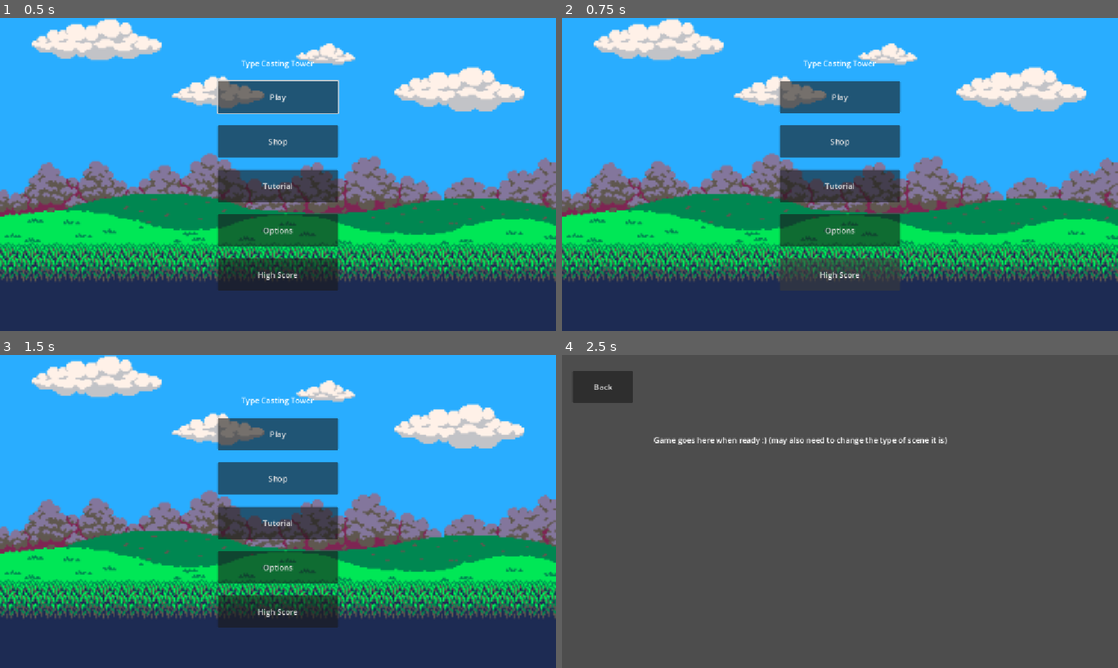
Above: before the commit, frames 1-4 (two rows, left to right).
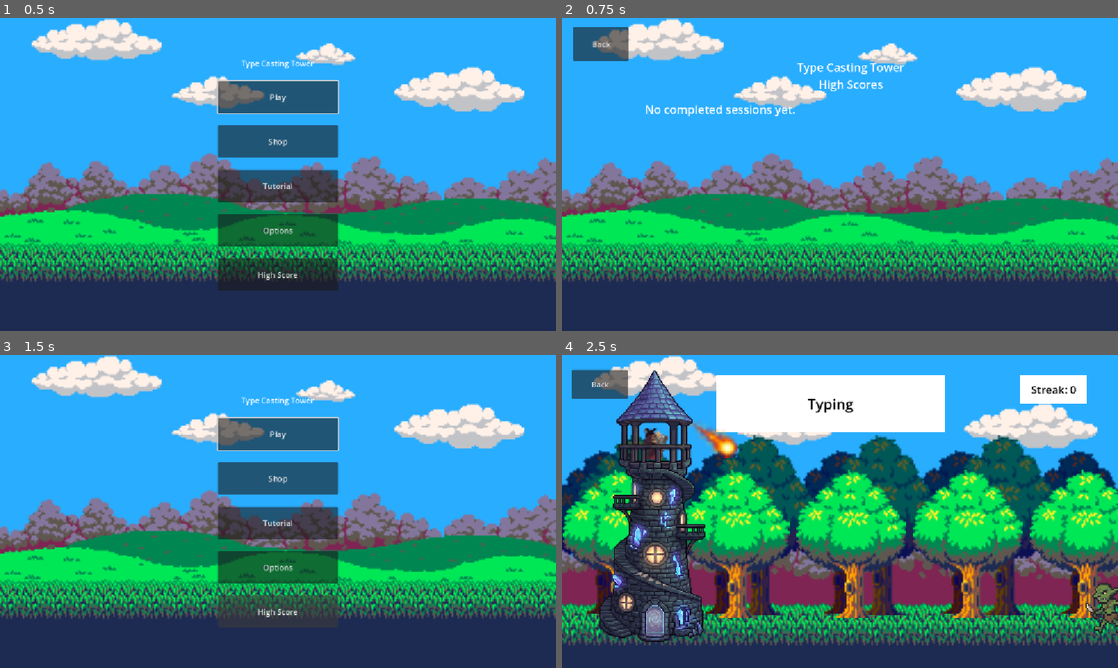
Above: after the commit, the same moments.

Repository: Lychiez/TypingTowerDefense
Game: Godot game, scene res://scenes/menus/main_menu.tscn
Two runs of this game, one before a commit and one after it. Both use one fixed random seed, a clock stepped at 60 frames per second and the inputs below.
Inputs (mouse positions are in pixels of both pictures, inside the frame that each line leads up to):
- Up to frame 1 (0.5 s): no input
- Up to frame 2 (0.75 s): click "High Score" at 0.5 s
- Up to frame 3 (1.5 s): click (38, 380) at 1.25 s, where only the run after the commit has a clickable "Back"
- Up to frame 4 (2.5 s): click "Play" at 2 s

Frame 1 is identical in both runs. In frame 2, 12% of the frame differs, in the area x 2-62%, y 2-84%; in frame 3, 0.2%; in frame 4, 93%, in the area x 0-100%, y 0-100%.
Error after the commit: Invalid access to property or key 'area_entered' on a base object of type 'null instance'. (res://scenes/game/tower.gd:20)

Commit message:
Prototypes of gameplay, highscore saving, game ui components like tower, wizard, enemy

Diff:
--- a/game/type-casting-tower/project.godot
+++ b/game/type-casting-tower/project.godot
@@ -18,6 +18,7 @@
 [autoload]
 
 MusicState="*uid://y5711nv4rl1b"
+ScoreManager="*uid://d17j2iovfeas7"
 
 [display]
 
--- a/game/type-casting-tower/scenes/game/game.tscn
+++ b/game/type-casting-tower/scenes/game/game.tscn
@@ -1,22 +1,276 @@
 [gd_scene format=3 uid="uid://d15dgw0pqs115"]
 
+[ext_resource type="Texture2D" uid="uid://b2gu0ea2h8er7" path="res://assets/Multi_Platformer_Tileset_Free/GrassLand/Background/GrassLand_Background_1.png" id="1_kelw5"]
+[ext_resource type="Script" uid="uid://t62321edhij1" path="res://scenes/game/gameplay.gd" id="1_otnwt"]
 [ext_resource type="Script" uid="uid://cvxwc4hib6pgk" path="res://scenes/game/return_button.gd" id="1_sul5r"]
-
-[node name="Game" type="Control" unique_id=1119010962]
+[ext_resource type="Texture2D" uid="uid://5685qryksv1" path="res://assets/Multi_Platformer_Tileset_Free/GrassLand/Background/GrassLand_Background_2.png" id="2_lfrn8"]
+[ext_resource type="Texture2D" uid="uid://bwy45db7p8ou2" path="res://assets/Multi_Platformer_Tileset_Free/GrassLand/Background/GrassLand_Background_5.png" id="3_5i0tg"]
+[ext_resource type="Texture2D" uid="uid://dwhx2rxaqoeqx" path="res://assets/Multi_Platformer_Tileset_Free/GrassLand/Props/GrassLand_Tree.png" id="4_lfrn8"]
+[ext_resource type="Texture2D" uid="uid://bt242uhnxdc3d" path="res://assets/images/TowerSpriteSheet.png" id="6_5i0tg"]
+[ext_resource type="Texture2D" uid="uid://dcpojqrgvq0wx" path="res://assets/warloclSpriteSheet.png" id="6_vaxfo"]
+[ext_resource type="Texture2D" uid="uid://baqj2fjqiyrs1" path="res://assets/goblin_frames/attack_01.png" id="7_5jirj"]
+[ext_resource type="Texture2D" uid="uid://booxq7sev5jit" path="res://assets/images/fireball.png" id="7_ftsea"]
+[ext_resource type="Texture2D" uid="uid://c45a1ypatimov" path="res://assets/goblin_frames/attack_03.png" id="8_vaxfo"]
+[ext_resource type="Texture2D" uid="uid://cueiqfthyv701" path="res://assets/goblin_frames/attack_02.png" id="9_ftsea"]
+[ext_resource type="Texture2D" uid="uid://vehu78vy88dw" path="res://assets/goblin_frames/attack_04.png" id="10_otnwt"]
+[ext_resource type="Texture2D" uid="uid://bdi8vcgbhc4jr" path="res://assets/goblin_frames/walk_01.png" id="11_3xj4h"]
+[ext_resource type="Script" uid="uid://bsmwya4r70cxt" path="res://scenes/game/tower.gd" id="11_5v6r0"]
+[ext_resource type="Texture2D" uid="uid://bvbll7yg46gl0" path="res://assets/goblin_frames/walk_02.png" id="12_5v6r0"]
+
+[sub_resource type="StyleBoxFlat" id="StyleBoxFlat_fffr6"]
+bg_color = Color(1, 1, 1, 1)
+
+[sub_resource type="AtlasTexture" id="AtlasTexture_3xj4h"]
+atlas = ExtResource("6_vaxfo")
+region = Rect2(50, 0, 25, 26)
+
+[sub_resource type="AtlasTexture" id="AtlasTexture_otnwt"]
+atlas = ExtResource("6_vaxfo")
+region = Rect2(25, 0, 25, 26)
+
+[sub_resource type="AtlasTexture" id="AtlasTexture_5v6r0"]
+atlas = ExtResource("6_vaxfo")
+region = Rect2(75, 0, 25, 26)
+
+[sub_resource type="AtlasTexture" id="AtlasTexture_vaxfo"]
+atlas = ExtResource("6_vaxfo")
+region = Rect2(0, 26, 25, 26)
+
+[sub_resource type="AtlasTexture" id="AtlasTexture_ftsea"]
+atlas = ExtResource("6_vaxfo")
+region = Rect2(25, 26, 25, 26)
+
+[sub_resource type="AtlasTexture" id="AtlasTexture_uyinl"]
+atlas = ExtResource("6_vaxfo")
+region = Rect2(75, 0, 25, 26)
+
+[sub_resource type="AtlasTexture" id="AtlasTexture_10c2w"]
+atlas = ExtResource("6_vaxfo")
+region = Rect2(75, 26, 25, 26)
+
+[sub_resource type="AtlasTexture" id="AtlasTexture_pg2xm"]
+atlas = ExtResource("6_vaxfo")
+region = Rect2(100, 26, 25, 26)
+
+[sub_resource type="SpriteFrames" id="SpriteFrames_fffr6"]
+animations = [{
+"frames": [{
+"duration": 3.0,
+"texture": SubResource("AtlasTexture_3xj4h")
+}, {
+"duration": 3.0,
+"texture": SubResource("AtlasTexture_otnwt")
+}, {
+"duration": 4.0,
+"texture": SubResource("AtlasTexture_5v6r0")
+}],
+"loop": 1,
+"name": &"Idle",
+"speed": 5.0
+}, {
+"frames": [{
+"duration": 1.0,
+"texture": SubResource("AtlasTexture_vaxfo")
+}, {
+"duration": 1.0,
+"texture": SubResource("AtlasTexture_ftsea")
+}, {
+"duration": 1.0,
+"texture": SubResource("AtlasTexture_uyinl")
+}, {
+"duration": 1.0,
+"texture": SubResource("AtlasTexture_10c2w")
+}, {
+"duration": 1.0,
+"texture": SubResource("AtlasTexture_pg2xm")
+}],
+"loop": 1,
+"name": &"attack",
+"speed": 5.0
+}]
+
+[sub_resource type="RectangleShape2D" id="RectangleShape2D_5v6r0"]
+size = Vector2(46.217644, 168.25226)
+
+[sub_resource type="SpriteFrames" id="SpriteFrames_5i0tg"]
+animations = [{
+"frames": [{
+"duration": 1.0,
+"texture": ExtResource("7_5jirj")
+}, {
+"duration": 1.0,
+"texture": ExtResource("8_vaxfo")
+}, {
+"duration": 1.0,
+"texture": ExtResource("9_ftsea")
+}, {
+"duration": 1.0,
+"texture": ExtResource("10_otnwt")
+}],
+"loop": 1,
+"name": &"Goblin Attack",
+"speed": 5.0
+}, {
+"frames": [{
+"duration": 2.0,
+"texture": ExtResource("11_3xj4h")
+}, {
+"duration": 1.5,
+"texture": ExtResource("12_5v6r0")
+}],
+"loop": 1,
+"name": &"Goblin walk",
+"speed": 5.0
+}]
+
+[sub_resource type="StyleBoxFlat" id="StyleBoxFlat_gq1x7"]
+bg_color = Color(1, 1, 1, 1)
+
+[node name="Game" type="Control" unique_id=1119010962 node_paths=PackedStringArray("tower", "enemy")]
 layout_mode = 3
 anchors_preset = 15
 anchor_right = 1.0
 anchor_bottom = 1.0
 grow_horizontal = 2
 grow_vertical = 2
-
-[node name="Label" type="Label" parent="." unique_id=461172529]
-layout_mode = 0
-offset_left = 190.0
-offset_top = 164.0
-offset_right = 792.0
+scale = Vector2(0.92730117, 0.9190501)
+script = ExtResource("1_otnwt")
+tower = NodePath("Tower")
+enemy = NodePath("Enemy Goblin")
+
+[node name="Clouds" type="TextureRect" parent="." unique_id=1802483545]
+layout_mode = 1
+anchors_preset = 15
+anchor_right = 1.0
+anchor_bottom = 1.0
+offset_right = 328.0
+offset_bottom = 185.0
+grow_horizontal = 2
+grow_vertical = 2
+scale = Vector2(0.8570078, 0.8430183)
+texture = ExtResource("1_kelw5")
+
+[node name="Background" type="TextureRect" parent="." unique_id=63886686]
+layout_mode = 1
+anchors_preset = 15
+anchor_right = 1.0
+anchor_bottom = 1.0
+offset_top = 2.000002
+offset_right = 360.0
 offset_bottom = 187.0
-text = "Game goes here when ready :) (may also need to change the type of scene it is)"
+grow_horizontal = 2
+grow_vertical = 2
+scale = Vector2(0.83960974, 0.9465891)
+texture = ExtResource("2_lfrn8")
+
+[node name="Grass background" type="TextureRect" parent="." unique_id=2117250427]
+layout_mode = 1
+anchors_preset = 15
+anchor_right = 1.0
+anchor_bottom = 1.0
+offset_right = 328.0
+offset_bottom = 185.0
+grow_horizontal = 2
+grow_vertical = 2
+scale = Vector2(0.8769534, 0.93367624)
+texture = ExtResource("3_5i0tg")
+
+[node name="Far back trees" type="HBoxContainer" parent="." unique_id=1665015136]
+modulate = Color(0.2901961, 0.1764706, 1, 1)
+layout_mode = 0
+offset_left = -33.73044
+offset_top = 213.61348
+offset_right = 302.26956
+offset_bottom = 293.61346
+scale = Vector2(3.90012, 4.6147957)
+
+[node name="Tree" type="TextureRect" parent="Far back trees" unique_id=519717666]
+layout_mode = 2
+texture = ExtResource("4_lfrn8")
+
+[node name="Tree5" type="TextureRect" parent="Far back trees" unique_id=28296455]
+layout_mode = 2
+texture = ExtResource("4_lfrn8")
+
+[node name="Tree2" type="TextureRect" parent="Far back trees" unique_id=1477871544]
+layout_mode = 2
+texture = ExtResource("4_lfrn8")
+
+[node name="Tree3" type="TextureRect" parent="Far back trees" unique_id=1436539130]
+layout_mode = 2
+texture = ExtResource("4_lfrn8")
+
+[node name="Tree4" type="TextureRect" parent="Far back trees" unique_id=10472730]
+layout_mode = 2
+texture = ExtResource("4_lfrn8")
+
+[node name="Mid trees" type="HBoxContainer" parent="." unique_id=1045453369]
+modulate = Color(0.38039216, 0.38039216, 1, 1)
+layout_mode = 0
+offset_left = 32.73837
+offset_top = 180.1232
+offset_right = 300.73837
+offset_bottom = 260.12323
+scale = Vector2(4.023761, 5.0589147)
+
+[node name="Tree" type="TextureRect" parent="Mid trees" unique_id=1524802687]
+layout_mode = 2
+texture = ExtResource("4_lfrn8")
+
+[node name="Tree2" type="TextureRect" parent="Mid trees" unique_id=1276873402]
+layout_mode = 2
+texture = ExtResource("4_lfrn8")
+
+[node name="Tree3" type="TextureRect" parent="Mid trees" unique_id=274294552]
+layout_mode = 2
+texture = ExtResource("4_lfrn8")
+
+[node name="Tree4" type="TextureRect" parent="Mid trees" unique_id=850447353]
+layout_mode = 2
+texture = ExtResource("4_lfrn8")
+
+[node name="Front Trees" type="HBoxContainer" parent="." unique_id=1657201418]
+layout_mode = 0
+offset_left = 2.206379
+offset_top = 260.46353
+offset_right = 338.2064
+offset_bottom = 340.46353
+scale = Vector2(3.8377442, 4.148102)
+
+[node name="Tree" type="TextureRect" parent="Front Trees" unique_id=1779884433]
+layout_mode = 2
+texture = ExtResource("4_lfrn8")
+
+[node name="Tree2" type="TextureRect" parent="Front Trees" unique_id=358224644]
+layout_mode = 2
+texture = ExtResource("4_lfrn8")
+
+[node name="Tree5" type="TextureRect" parent="Front Trees" unique_id=904225812]
+layout_mode = 2
+texture = ExtResource("4_lfrn8")
+
+[node name="Tree3" type="TextureRect" parent="Front Trees" unique_id=536424000]
+layout_mode = 2
+texture = ExtResource("4_lfrn8")
+
+[node name="Tree4" type="TextureRect" parent="Front Trees" unique_id=670973889]
+layout_mode = 2
+texture = ExtResource("4_lfrn8")
+
+[node name="Textbox" type="RichTextLabel" parent="." unique_id=849033249]
+custom_minimum_size = Vector2(512, 128)
+layout_mode = 0
+offset_left = 344.0
+offset_top = 46.0
+offset_right = 856.0
+offset_bottom = 174.0
+theme_override_colors/default_color = Color(0, 0, 0, 1)
+theme_override_font_sizes/normal_font_size = 32
+theme_override_styles/normal = SubResource("StyleBoxFlat_fffr6")
+bbcode_enabled = true
+text = "TESTER"
+horizontal_alignment = 1
+vertical_alignment = 1
 
 [node name="ReturnButton" type="Button" parent="." unique_id=237903288]
 unique_name_in_owner = true
@@ -27,3 +281,79 @@
 offset_bottom = 99.0
 text = "Back"
 script = ExtResource("1_sul5r")
+
+[node name="Wizard" type="AnimatedSprite2D" parent="." unique_id=1055826836]
+position = Vector2(206, 193)
+scale = Vector2(3.5, 3.5)
+sprite_frames = SubResource("SpriteFrames_fffr6")
+animation = &"Idle"
+autoplay = "Idle"
+frame_progress = 0.47632495
+
+[node name="Fireball" type="Sprite2D" parent="Wizard" unique_id=1200143427]
+position = Vector2(37.142857, -1.1428556)
+scale = Vector2(2, 2)
+texture = ExtResource("7_ftsea")
+
+[node name="Tower" type="Sprite2D" parent="." unique_id=1871822049]
+position = Vector2(201, 343)
+scale = Vector2(0.7206087, 0.7206087)
+texture = ExtResource("6_5i0tg")
+region_enabled = true
+region_rect = Rect2(134, 2, 345, 867)
+script = ExtResource("11_5v6r0")
+
+[node name="Tower2" type="Area2D" parent="Tower" unique_id=1253713721]
+scale = Vector2(1.0000001, 1)
+
+[node name="CollisionShape2D" type="CollisionShape2D" parent="Tower/Tower2" unique_id=1231442045]
+position = Vector2(-7.3142395, 54.004425)
+scale = Vector2(6.443546, 6.443546)
+shape = SubResource("RectangleShape2D_5v6r0")
+
+[node name="Enemy Goblin" type="AnimatedSprite2D" parent="." unique_id=1061011028]
+position = Vector2(1216.4332, 566.8897)
+scale = Vector2(0.37814164, 0.37814164)
+sprite_frames = SubResource("SpriteFrames_5i0tg")
+animation = &"Goblin walk"
+autoplay = "Goblin walk"
+frame_progress = 0.2482586
+
+[node name="Streak" type="Label" parent="." unique_id=1159214983]
+custom_minimum_size = Vector2(64, 64)
+layout_mode = 0
+offset_left = 1024.4784
+offset_top = 45.699352
+offset_right = 1174.4784
+offset_bottom = 109.699356
+theme_override_colors/font_color = Color(0, 0, 0, 1)
+theme_override_font_sizes/font_size = 24
+theme_override_styles/normal = SubResource("StyleBoxFlat_gq1x7")
+text = "Streak: 0"
+horizontal_alignment = 1
+vertical_alignment = 1
+
+[node name="Game Over Box" type="VBoxContainer" parent="." unique_id=913896719]
+visible = false
+custom_maximum_size = Vector2(40, 40)
+layout_mode = 0
+offset_left = 347.00003
+offset_top = 46.0
+offset_right = 443.00003
+offset_bottom = 105.0
+scale = Vector2(12.619225, 12.619225)
+
+[node name="Game Over Label" type="Label" parent="Game Over Box" unique_id=1098913626]
+custom_maximum_size = Vector2(40, -1)
+layout_mode = 2
+theme_override_colors/font_color = Color(1, 0, 1, 1)
+theme_override_font_sizes/font_size = 7
+text = "Game Over"
+horizontal_alignment = 1
+
+[node name="Score Display" type="Label" parent="Game Over Box" unique_id=754789808]
+layout_mode = 2
+theme_override_font_sizes/font_size = 4
+text = "Your Score is:
+23"
+horizontal_alignment = 1
--- /dev/null
+++ b/game/type-casting-tower/scenes/game/gameplay.gd
@@ -0,0 +1,89 @@
+extends Node
+@export var tower: Node
+@export var enemy: Node
+@onready var textBox: RichTextLabel = $Textbox
+@onready var streakBox: Label = $Streak
+@onready var gameOverBox: VBoxContainer = $"Game Over Box"
+
+# The player needs to be able to type
+# enemy needs to exist and move
+# By keeping track of enemy location, tower texture region change
+# Called when the node enters the scene tree for the first time.
+# moved to the collision handling by the collision shapes
+var session_ended := false
+var typed_word:=""
+var dictionary = ["Typing","Typing","Defence"]
+var index = 0
+var target_word= dictionary[index]
+var streak = 0
+var session_saved := false
+
+func _ready() -> void:
+	update_word_display()
+	tower.destroyed.connect(end_session)
+
+# Called every frame. 'delta' is the elapsed time since the previous frame.
+func _process(delta: float) -> void:
+	pass
+
+func update_word_display() ->void:
+	target_word = dictionary[index]
+	textBox.clear()
+	for i in range(target_word.length()):
+		var letter_color := Color.BLACK
+		if i < typed_word.length():
+			if typed_word[i] == target_word[i]:
+				letter_color = Color.GREEN
+			else:
+				letter_color = Color.RED
+		textBox.push_color(letter_color)
+		textBox.add_text(target_word[i])
+		textBox.pop()
+	textBox.add_text("\n" + typed_word)
+
+#keyboard input of typing, only want letters
+#add to the type_word or remove, or send tp submit to comparision handling
+func _unhandled_key_input(event: InputEvent) -> void:
+	if session_ended:
+		return
+	if not event is InputEventKey:
+		return
+	if not event.pressed or event.echo:
+		return
+	if event.keycode == KEY_ENTER:
+		print("entered pressed")
+		if not typed_word.is_empty():
+			_submit_word()
+	elif event.keycode == KEY_BACKSPACE:
+			print("backspace pressed")
+			typed_word = typed_word.left(-1)
+	elif (event.unicode >= 65 and event.unicode <= 90) or \
+		(event.unicode >= 97 and event.unicode <= 122):
+		print("pressed " + String.chr(event.unicode))
+		typed_word += String.chr(event.unicode)
+	else:
+		return
+	update_word_display()
+	get_viewport().set_input_as_handled()
+
+#handle comparison and consequences
+func _submit_word() -> void:
+	if not (typed_word == target_word):
+		print("word wan't correct, reset streak")
+		streak = 0
+	else:
+		#enemy.take_damage(1)
+		streak += 1
+	typed_word = ""
+	index = (index + 1) % dictionary.size()
+	streakBox.text = "Streak: " + str(streak)
+	return
+
+# a game session ends
+#tower for game ending reasons
+func end_session() -> void:
+	if session_saved:
+		return
+	var error := ScoreManager.save_score(streak)
+	if error == OK:
+		session_saved = true
--- /dev/null
+++ b/game/type-casting-tower/scenes/game/score_manager.gd
@@ -0,0 +1,30 @@
+extends Node
+
+const SCORE_FILE := "user://scores.cfg"
+
+
+func save_score(best_streak: int) -> Error:
+	var config := ConfigFile.new()
+	var error := config.load(SCORE_FILE)
+
+	if error != OK and error != ERR_FILE_NOT_FOUND:
+		return error
+
+	var scores: Array = config.get_value("highscores", "top_streaks", [])
+
+	scores.append(best_streak)
+	scores.sort()
+	scores.reverse()
+
+	if scores.size() > 10:
+		scores.resize(10)
+
+	config.set_value("highscores", "top_streaks", scores)
+	return config.save(SCORE_FILE)
+
+
+func load_scores() -> Array:
+	var config := ConfigFile.new()
+	if config.load(SCORE_FILE) != OK:
+		return []
+	return config.get_value("highscores", "top_streaks", [])
--- /dev/null
+++ b/game/type-casting-tower/scenes/game/tower.gd
@@ -0,0 +1,42 @@
+extends Sprite2D
+signal destroyed
+
+var health = 3
+@export var three_lives:= Rect2(134, 2, 345, 867)
+@export var two_lives:= Rect2(507, 5, 345, 867)
+@export var one_lives:= Rect2(887, 31, 345, 867)
+@export var no_lives:= Rect2(1274, 42, 345, 867)
+
+func _update_appearance() -> void:
+	region_enabled = true
+	match health:
+		3: region_rect = three_lives
+		2: region_rect = two_lives
+		1: region_rect = one_lives
+		0: region_rect = no_lives
+
+
+func _ready() -> void:
+	$Area2D.area_entered.connect(_on_enemy_entered)
+
+func _on_enemy_entered(area: Area2D) -> void:
+	# Assumes the enemy's Area2D is a child of its sprite.
+	var enemy := area.get_parent()
+	if not enemy.is_in_group("enemies"):
+		return
+	if enemy.is_queued_for_deletion():
+		return
+	enemy.queue_free()
+	_decrement_health()
+
+func _get_health() -> int:
+	return health
+
+func _decrement_health() -> void:
+	if health <= 0:
+		return
+	health -= 1
+	_update_appearance()
+	# Update the tower's appearance here.
+	if health == 0:
+		destroyed.emit()
--- a/game/type-casting-tower/scenes/highscore/end_game.tscn
+++ /dev/null
@@ -1,9 +0,0 @@
-[gd_scene format=3 uid="uid://cbgdjbm4ehdf"]
-
-[node name="EndGame" type="Control" unique_id=1093599869]
-layout_mode = 3
-anchors_preset = 15
-anchor_right = 1.0
-anchor_bottom = 1.0
-grow_horizontal = 2
-grow_vertical = 2
--- /dev/null
+++ b/game/type-casting-tower/scenes/highscore/high_score.gd
@@ -0,0 +1,43 @@
+extends Control
+
+@onready var scores_box: VBoxContainer = $MarginContainer/VBoxContainer/Scores
+
+@export_file("*.tscn") var menu_scene: String
+
+func _ready() -> void:
+	display_scores()
+
+func display_scores() -> void:
+	for child in scores_box.get_children():
+		scores_box.remove_child(child)
+		child.queue_free()
+
+	var scores: Array = ScoreManager.load_scores()
+	scores_box.add_theme_constant_override("separation", 8)
+
+	if scores.is_empty():
+		var message := Label.new()
+		message.add_theme_font_size_override("font_size", 32)
+		message.text = "No completed sessions yet."
+		scores_box.add_child(message)
+		return
+
+	for i in range(mini(scores.size(), 10)):
+		var box := PanelContainer.new()
+
+		var style := StyleBoxFlat.new()
+		style.bg_color = Color("#283347")
+		style.set_corner_radius_all(8)
+		style.content_margin_left = 16
+		style.content_margin_right = 16
+		style.content_margin_top = 10
+		style.content_margin_bottom = 10
+		box.add_theme_stylebox_override("panel", style)
+
+		var label := Label.new()
+		label.add_theme_font_size_override("font_size", 32)
+		label.text = "%d. Streak: %d" % [i + 1, int(scores[i])]
+		label.horizontal_alignment = HORIZONTAL_ALIGNMENT_CENTER
+
+		box.add_child(label)
+		scores_box.add_child(box)
--- a/game/type-casting-tower/scenes/highscore/high_score.tscn
+++ b/game/type-casting-tower/scenes/highscore/high_score.tscn
@@ -1,4 +1,8 @@
 [gd_scene format=3 uid="uid://bkuv85ujhlf8k"]
+
+[ext_resource type="Script" uid="uid://c3nyf7ctx0w44" path="res://scenes/options/return_button.gd" id="1_c2tn3"]
+[ext_resource type="Script" uid="uid://dr5a48te54l5d" path="res://scenes/highscore/high_score.gd" id="1_cml1i"]
+[ext_resource type="Texture2D" uid="uid://c3lgifyva7j86" path="res://assets/images/GrassLand_Background_Guide.png" id="2_2kf0s"]
 
 [node name="HighScore" type="Control" unique_id=1087629272]
 layout_mode = 3
@@ -7,3 +11,56 @@
 anchor_bottom = 1.0
 grow_horizontal = 2
 grow_vertical = 2
+script = ExtResource("1_cml1i")
+
+[node name="Background" type="TextureRect" parent="." unique_id=202976271]
+layout_mode = 1
+anchors_preset = 15
+anchor_right = 1.0
+anchor_bottom = 1.0
+grow_horizontal = 2
+grow_vertical = 2
+texture = ExtResource("2_2kf0s")
+
+[node name="ReturnButton" type="Button" parent="." unique_id=1088200455]
+unique_name_in_owner = true
+layout_mode = 0
+offset_left = 23.0
+offset_top = 19.0
+offset_right = 138.0
+offset_bottom = 89.0
+text = "Back"
+script = ExtResource("1_c2tn3")
+
+[node name="MarginContainer" type="MarginContainer" parent="." unique_id=647306986]
+layout_mode = 1
+anchors_preset = 15
+anchor_right = 1.0
+anchor_bottom = 1.0
+offset_left = 172.0
+offset_top = 85.0
+offset_right = 172.0
+offset_bottom = 85.0
+grow_horizontal = 2
+grow_vertical = 2
+scale = Vector2(0.74014026, 0.74014026)
+
+[node name="VBoxContainer" type="VBoxContainer" parent="MarginContainer" unique_id=176122100]
+layout_mode = 2
+theme_override_constants/separation = 25
+
+[node name="Title" type="Label" parent="MarginContainer/VBoxContainer" unique_id=1535457732]
+layout_mode = 2
+theme_override_font_sizes/font_size = 32
+text = "Type Casting Tower
+High Scores"
+horizontal_alignment = 1
+
+[node name="Scores" type="VBoxContainer" parent="MarginContainer/VBoxContainer" unique_id=629658571]
+layout_mode = 2
+theme_override_constants/separation = 25
+
+[node name="Score Placeholder" type="Label" parent="MarginContainer/VBoxContainer/Scores" unique_id=1899474905]
+layout_mode = 2
+theme_override_font_sizes/font_size = 64
+horizontal_alignment = 1
--- /dev/null
+++ b/game/type-casting-tower/scenes/highscore/return_button.gd
@@ -0,0 +1,7 @@
+extends Control
+
+func _ready() -> void:
+	%ReturnButton.pressed.connect(_on_back_pressed)
+
+func _on_back_pressed() -> void:
+	get_tree().change_scene_to_file("res://scenes/menus/main_menu.tscn")
--- a/game/type-casting-tower/scenes/menus/main_menu.gd
+++ b/game/type-casting-tower/scenes/menus/main_menu.gd
@@ -11,6 +11,7 @@
 	shop_button.pressed.connect(_on_shop_pressed)
 	tutorial_button.pressed.connect(_on_tutorial_pressed)
 	options_button.pressed.connect(_on_options_pressed)
+	high_score_button.pressed.connect(_on_high_score_pressed)
 	exit_button.pressed.connect(_on_exit_pressed)
 	play_button.grab_focus()
 
@@ -33,7 +34,7 @@
 
 func _on_high_score_pressed() -> void:
 	print ("High Score not built yet")
-	get_tree().change_scene_to_file("res://scenes/options/high_score.tscn")
+	get_tree().change_scene_to_file("res://scenes/highscore/high_score.tscn")
 
 func _on_exit_pressed() -> void:
 	get_tree().quit()
Binary file added: game/type-casting-tower/assets/goblin_frames/Goblin.png
Not shown, added: game/type-casting-tower/assets/goblin_frames/Goblin.png.import
Binary file added: game/type-casting-tower/assets/goblin_frames/attack_01.png
Not shown, added: game/type-casting-tower/assets/goblin_frames/attack_01.png.import
Binary file added: game/type-casting-tower/assets/goblin_frames/attack_02.png
Not shown, added: game/type-casting-tower/assets/goblin_frames/attack_02.png.import
Binary file added: game/type-casting-tower/assets/goblin_frames/attack_03.png
Not shown, added: game/type-casting-tower/assets/goblin_frames/attack_03.png.import
Binary file added: game/type-casting-tower/assets/goblin_frames/attack_04.png
Not shown, added: game/type-casting-tower/assets/goblin_frames/attack_04.png.import
Binary file added: game/type-casting-tower/assets/goblin_frames/walk_01.png
Not shown, added: game/type-casting-tower/assets/goblin_frames/walk_01.png.import
(and 18 more such lines)
